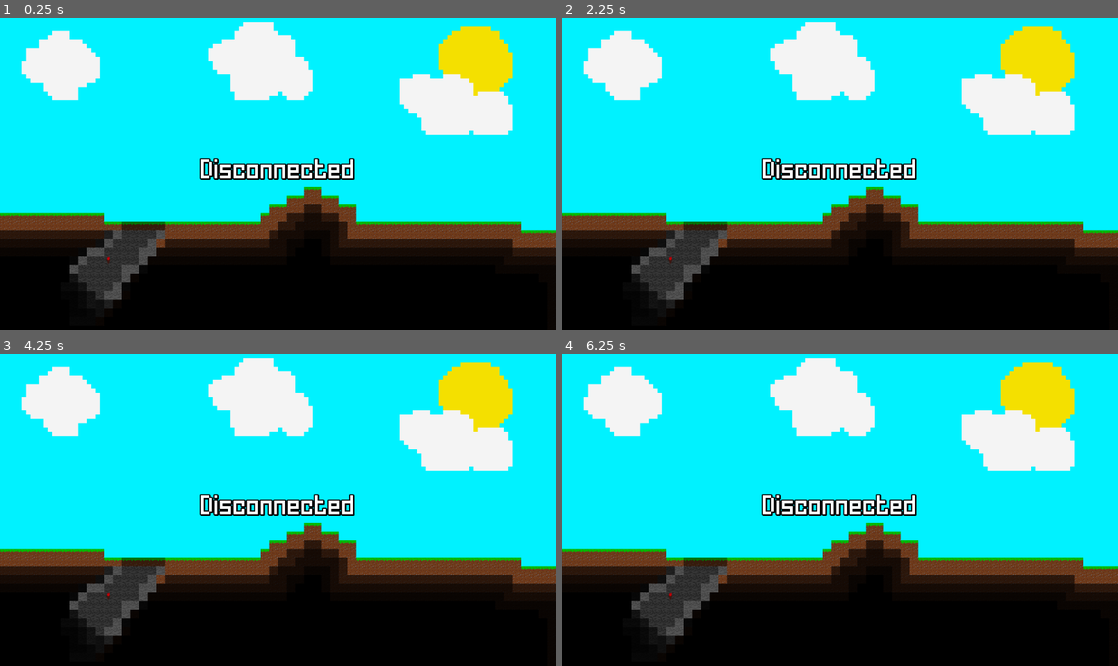
Above: before the commit, frames 1-4 (two rows, left to right).
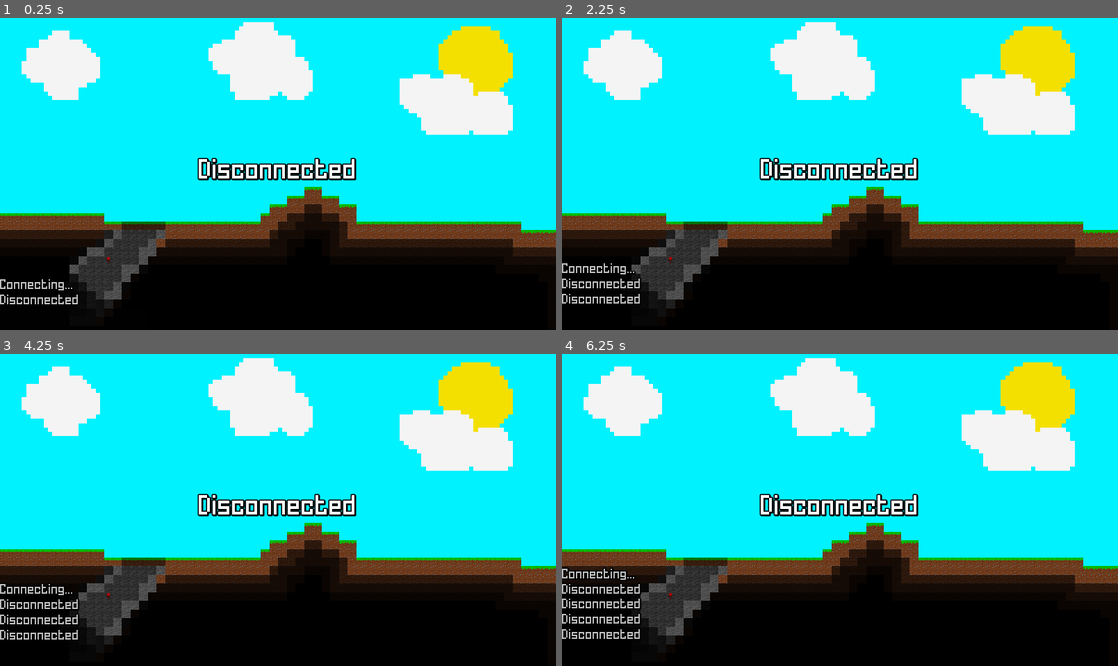
Above: after the commit, the same moments.

Repository: SilverSpace5/jr
Game: Godot game, scene res://Scenes/Connect.tscn
Same seed, same stepped clock (60 frames per second), same inputs: the game is played once before the commit and once after it. Before the commit the project starts from res://Connect.tscn.
Inputs (mouse positions are in pixels of both pictures, inside the frame that each line leads up to):
- Up to frame 1 (0.25 s): no input
- Up to frame 2 (2.25 s): tap Enter (send, bound only after the commit) at 0.5, 2 s; move the mouse to (962, 152) at 0.52 s; hold = (zoom_in) 0.53-1.28 s; hold D (right) 0.53-2.03 s; tap Space (jump) at 0.77, 1.07, 1.25, 1.52, 1.82 s; tap - (zoom_out) at 0.8, 1.35 s; move the mouse to (728, 183) at 1.27 s; tap T (chat, bound only after the commit) at 1.55, 2.1 s; move the mouse to (895, 96) at 2.02 s; hold A (left) from 2.03 s (still down)
- Up to frame 3 (4.25 s): tap Enter (send, bound only after the commit) at 2.3, 2.85, 3.5 s; tap Space (jump) at 2.75, 3.02, 3.05, 3.32 s; move the mouse to (250, 569) at 2.77 s; release A (left) at 2.78 s; hold D (right) from 2.78 s (still down); move the mouse to (444, 553) at 3.52 s; hold Space (jump) from 3.53 s (still down); tap = (zoom_in) at 3.8 s; tap Escape (ui_cancel) at 4.15 s
- Up to frame 4 (6.25 s): move the mouse to (673, 453) at 4.27 s; release D (right) at 4.28 s; release Space (jump) at 4.28 s; hold A (left) 4.28-5.03 s; tap Middle mouse button (ADMIN_MODE) at 4.35 s; tap Space (jump) at 4.52, 4.82, 5, 6.02 s; tap - (zoom_out) at 4.55 s; move the mouse to (867, 503) at 5.02 s; hold D (right) 5.03-5.78 s; hold S (oh no) 5.03-5.78 s; tap T (chat, bound only after the commit) at 5.3 s; move the mouse to (756, 422) at 5.77 s; hold A (left) from 5.78 s (still down); tap W (weeee) at 5.85 s; tap Enter (send, bound only after the commit) at 6.05 s

The runs differ from the first frame. In frame 1, 2.4% of the frame differs, in the area x 0-100%, y 1-92%; in frame 2, 2.6%; in frame 3, 2.8%; in frame 4, 3.1%.

Commit message:
e

Diff:
--- a/Blue_jumper.tscn
+++ b/Blue_jumper.tscn
@@ -1,6 +1,6 @@
 [gd_scene load_steps=3 format=2]
 
-[ext_resource path="res://Blue_jumper.gd" type="Script" id=1]
+[ext_resource path="res://Scripts/Blue_jumper.gd" type="Script" id=1]
 
 [sub_resource type="CubeMesh" id=1]
 
--- /dev/null
+++ b/Console.tscn
@@ -0,0 +1,63 @@
+[gd_scene load_steps=5 format=2]
+
+[ext_resource path="res://homespun.ttf" type="DynamicFontData" id=1]
+[ext_resource path="res://Scripts/Console.gd" type="Script" id=2]
+
+[sub_resource type="DynamicFont" id=1]
+size = 25
+outline_size = 2
+outline_color = Color( 0, 0, 0, 1 )
+font_data = ExtResource( 1 )
+
+[sub_resource type="DynamicFont" id=2]
+size = 30
+outline_size = 2
+outline_color = Color( 0, 0, 0, 1 )
+font_data = ExtResource( 1 )
+
+[node name="CanvasLayer" type="CanvasLayer"]
+layer = 5
+script = ExtResource( 2 )
+
+[node name="VBoxContainer" type="VBoxContainer" parent="."]
+anchor_top = 1.0
+anchor_bottom = 1.0
+margin_top = -70.0
+margin_right = 269.0
+grow_vertical = 0
+alignment = 2
+
+[node name="Label" type="Label" parent="VBoxContainer"]
+margin_right = 269.0
+margin_bottom = 26.0
+custom_colors/font_color_shadow = Color( 0, 0, 0, 1 )
+custom_fonts/font = SubResource( 1 )
+autowrap = true
+
+[node name="LineEdit" type="LineEdit" parent="VBoxContainer"]
+margin_top = 30.0
+margin_right = 269.0
+margin_bottom = 70.0
+custom_fonts/font = SubResource( 2 )
+max_length = 25
+
+[node name="Controls" type="VBoxContainer" parent="."]
+anchor_left = 1.0
+anchor_top = 1.0
+anchor_right = 1.0
+anchor_bottom = 1.0
+margin_left = -269.0
+margin_top = -70.0
+grow_horizontal = 0
+grow_vertical = 0
+alignment = 2
+
+[node name="Label" type="Label" parent="Controls"]
+modulate = Color( 1, 1, 1, 0.74902 )
+margin_top = 44.0
+margin_right = 269.0
+margin_bottom = 70.0
+grow_horizontal = 0
+custom_colors/font_color_shadow = Color( 0, 0, 0, 1 )
+custom_fonts/font = SubResource( 1 )
+align = 2
--- /dev/null
+++ b/Players.tscn
@@ -0,0 +1,3 @@
+[gd_scene format=2]
+
+[node name="Players" type="Node"]
--- a/Connect.tscn
+++ b/Scenes/Connect.tscn
@@ -1,14 +1,14 @@
 [gd_scene load_steps=5 format=2]
 
-[ext_resource path="res://default.tres" type="DynamicFont" id=1]
-[ext_resource path="res://Connect.gd" type="Script" id=2]
-[ext_resource path="res://title_backdrop.tscn" type="PackedScene" id=3]
-[ext_resource path="res://light.jpeg" type="Texture" id=4]
+[ext_resource path="res://title_backdrop.tscn" type="PackedScene" id=1]
+[ext_resource path="res://default.tres" type="DynamicFont" id=2]
+[ext_resource path="res://light.jpeg" type="Texture" id=3]
+[ext_resource path="res://Scripts/Connect.gd" type="Script" id=4]
 
 [node name="Connect" type="Control"]
 anchor_right = 1.0
 anchor_bottom = 1.0
-script = ExtResource( 2 )
+script = ExtResource( 4 )
 
 [node name="Label" type="Label" parent="."]
 anchor_left = 0.5
@@ -20,16 +20,17 @@
 margin_right = 117.5
 margin_bottom = 25.0
 custom_colors/font_color_shadow = Color( 0, 0, 0, 1 )
-custom_fonts/font = ExtResource( 1 )
+custom_fonts/font = ExtResource( 2 )
 text = "Connecting"
 align = 1
 
 [node name="Light2D" type="Light2D" parent="."]
-texture = ExtResource( 4 )
+position = Vector2( 0, 1 )
+texture = ExtResource( 3 )
 texture_scale = 50.0
 energy = 0.86
 
 [node name="CanvasLayer" type="CanvasLayer" parent="."]
 layer = -1
 
-[node name="title_backdrop" parent="CanvasLayer" instance=ExtResource( 3 )]
+[node name="title_backdrop" parent="CanvasLayer" instance=ExtResource( 1 )]
--- a/main.tscn
+++ b/Scenes/main.tscn
@@ -1,6 +1,5 @@
-[gd_scene load_steps=23 format=2]
-
-[ext_resource path="res://entitys/Player.tscn" type="PackedScene" id=1]
+[gd_scene load_steps=22 format=2]
+
 [ext_resource path="res://light.jpeg" type="Texture" id=2]
 [ext_resource path="res://tiles/grass.png" type="Texture" id=3]
 [ext_resource path="res://tiles/dirt.png" type="Texture" id=4]
@@ -10,8 +9,8 @@
 [ext_resource path="res://tiles/sun_piece.png" type="Texture" id=8]
 [ext_resource path="res://tiles/torch.png" type="Texture" id=9]
 [ext_resource path="res://skylight.png" type="Texture" id=10]
-[ext_resource path="res://entitys/green_slime.tscn" type="PackedScene" id=11]
-[ext_resource path="res://main.gd" type="Script" id=12]
+[ext_resource path="res://entities/green_slime.tscn" type="PackedScene" id=11]
+[ext_resource path="res://Scripts/main.gd" type="Script" id=12]
 [ext_resource path="res://Blue_jumper.tscn" type="PackedScene" id=13]
 
 [sub_resource type="CubeMesh" id=11]
@@ -166,6 +165,7 @@
 
 [node name="main" type="Node2D"]
 script = ExtResource( 12 )
+spawn = Vector2( -3, 0 )
 
 [node name="sky" type="MeshInstance2D" parent="."]
 modulate = Color( 0.129412, 0.254902, 0.266667, 1 )
@@ -252,6 +252,10 @@
 range_height = 574.7
 shadow_enabled = true
 
+[node name="Camera2D" type="Camera2D" parent="."]
+current = true
+zoom = Vector2( 0.7, 0.7 )
+
 [node name="entitys" type="Node" parent="."]
 
 [node name="hostile" type="Node" parent="entitys"]
@@ -266,20 +270,3 @@
 scale = Vector2( 5, 5 )
 
 [node name="passive" type="Node" parent="entitys"]
-
-[node name="YOU" type="Node" parent="entitys"]
-
-[node name="Player" parent="entitys/YOU" instance=ExtResource( 1 )]
-modulate = Color( 0.384314, 0.384314, 0.384314, 1 )
-show_behind_parent = false
-position = Vector2( -3, 0 )
-z_index = 1
-speed = 200
-jumpSpeed = 250
-
-[node name="Camera2D" type="Camera2D" parent="entitys/YOU/Player"]
-position = Vector2( 3, 0 )
-current = true
-zoom = Vector2( 0.7, 0.7 )
-smoothing_enabled = true
-smoothing_speed = 7.5
--- a/options.tscn
+++ b/Scenes/options.tscn
@@ -1,7 +1,7 @@
 [gd_scene load_steps=4 format=2]
 
 [ext_resource path="res://title_backdrop.tscn" type="PackedScene" id=1]
-[ext_resource path="res://options.gd" type="Script" id=2]
+[ext_resource path="res://Scripts/options.gd" type="Script" id=2]
 [ext_resource path="res://default.tres" type="DynamicFont" id=3]
 
 [node name="options" type="Control"]
--- a/Connect.gd
+++ b/Scripts/Connect.gd
@@ -3,4 +3,4 @@
 func _ready():
 	while not Global.ready:
 		yield(get_tree().create_timer(0.1), "timeout")
-	get_tree().change_scene("res://Menu.tscn")
+	Global.changeScene("Menu")
--- /dev/null
+++ b/Scripts/Console.gd
@@ -0,0 +1,72 @@
+extends CanvasLayer
+
+var focus = false
+var lines = []
+var updated = 0
+var targetAlpha = 0
+var targetAlpha2 = 0
+var lastUsername = ""
+
+func log2(value):
+	if updated < 1:
+		updated = 1
+	updated += len(value) / 7.5
+	lines.append(value)
+	if len(lines) > 5:
+		lines.pop_front()
+
+func _process(delta):
+	if Global.ready:
+		if lastUsername != Network.databaseData["username"]:
+			lastUsername = Network.databaseData["username"]
+			$VBoxContainer/LineEdit.max_length = 37-len(Network.databaseData["username"])
+
+	var controls = ""
+	if Global.sceneName == "main":
+		if not focus:
+			controls += " (T) Open Chat"
+		else:
+			controls += " (ESC) Close Chat"
+	$Controls/Label.text = controls
+
+	if not focus:
+		updated -= delta
+
+
+
+	if focus or updated > 0:
+		targetAlpha = 0.75
+		targetAlpha2 = 0.75
+	else:
+		targetAlpha = 0
+		targetAlpha2 = 0
+
+	if focus:
+		if Input.is_action_just_pressed("send") and Global.ready:
+			log2("[" + Network.databaseData["username"] + "] " + $VBoxContainer/LineEdit.text)
+			Network.sendMsg({"broadcast": ["send", "[" + Network.databaseData["username"] + "] " + $VBoxContainer/LineEdit.text]})
+			$VBoxContainer/LineEdit.text = ""
+			focus = false
+	else:
+		$VBoxContainer/LineEdit.text = ""
+
+	if Global.sceneName == "main":
+		if Input.is_action_just_pressed("chat"):
+			focus = true
+			$VBoxContainer/LineEdit.grab_focus()
+
+		if Input.is_action_just_pressed("ui_cancel"):
+			focus = false
+	else:
+		focus = false
+
+	var text = ""
+	for line in lines:
+		text += "\n" + line
+	$VBoxContainer/Label.text = text
+
+	$VBoxContainer/Label.modulate.a += (targetAlpha2 - $VBoxContainer/Label.modulate.a)/5
+	if focus:
+		$VBoxContainer/LineEdit.modulate.a += (targetAlpha - $VBoxContainer/LineEdit.modulate.a)/5
+	else:
+		$VBoxContainer/LineEdit.modulate.a += (0 - $VBoxContainer/LineEdit.modulate.a)/5
--- a/Scripts/Global.gd
+++ b/Scripts/Global.gd
@@ -7,32 +7,57 @@
 var ready = false
 var scene
 var sceneName = "Connect"
+var playTime = 0
+
+var letters = "abcdefghijklmnopqrstuvwxyzABCDEFGHIJKLMNOPQRSTUVWXYZ0123456789"
+
+var version = 0
+
+var defaultDatabase = {
+	"username": "Unnamed"
+}
+
+func _process(delta):
+	if sceneName == "main":
+		playTime += delta
+		Network.data["playing"] = true
+	else:
+		playTime = 0
+		Network.data["playing"] = false
+	if ready:
+		Network.data["username"] = Network.databaseData["username"]
+	scene = get_tree().get_root().get_node(sceneName)
+
+func changeScene(newScene):
+	sceneName = newScene
+	get_tree().change_scene("res://Scenes/" + newScene + ".tscn")
 
 func _ready():
-	var data = SaveLoad.loadData("jr-embercore-id.data")
+	Console.log2("Connecting...")
+	while not Network.connected:
+		yield(get_tree().create_timer(0.1), "timeout")
 
+	var data = SaveLoad.loadData("embercore-id3.data")
 	if data.has("id"):
 		id = data["id"]
 	else:
-		id = ""
-		for i in range(6):
-			randomize()
-			id += str(round(rand_range(0, 9)))
-		SaveLoad.saveData("jr-embercore-id.data", {"id": id})
+		id = getId(10)
+		Network.databaseData = defaultDatabase.duplicate(true)
+		Network.updateDatabaseData(id)
+		SaveLoad.saveData("embercore-id3.data", {"id": id})
 
-	while not Network.connected:
-		yield(get_tree().create_timer(0.1), "timeout")
-	print("Getting database data...")
+	Console.log2("Getting database data...")
 	var list = yield(Network.getDatabase(), "completed")
-	var databaseData = yield(Network.getDatabaseData(id), "completed")
-	print("Done")
-#	if databaseData:
-#		print("Found score: " + str(databaseData["score"]))
-#		score = databaseData["score"]
-#	else:
-#		print("Could not find data")
+	Network.databaseData = yield(Network.getDatabaseData(id), "completed")
+	for key in Network.databaseData:
+		if not key in defaultDatabase.keys():
+			Network.databaseData.erase(key)
 
-#	Network.data["score"] = score
+	for key in defaultDatabase:
+		if not key in Network.databaseData.keys():
+			Network.databaseData[key] = defaultDatabase[key]
+	print("Got data: " + str(Network.databaseData))
+	Console.log2("Done")
 
 	ready = true
 
@@ -43,3 +68,20 @@
 	vector = parse_json(vector)
 	vector = Vector2(vector[0], vector[1])
 	return vector
+
+func getId(digits) -> String:
+	var id = ""
+	for i in range(digits):
+		randomize()
+		id += str(letters[floor(rand_range(0, len(letters)-1))])
+	return id
+
+func instance_node_at_location(node: Object, parent: Object, location: Vector2) -> Object:
+	var node_instance = instance_node(node, parent)
+	node_instance.global_position = location
+	return node_instance
+
+func instance_node(node: Object, parent: Object) -> Object:
+	var node_instance = node.instance()
+	parent.add_child(node_instance)
+	return node_instance
--- a/Scripts/Menu.gd
+++ b/Scripts/Menu.gd
@@ -1,8 +1,8 @@
 extends Control
 
 func _on_Play_pressed():
-	get_tree().change_scene("res://main.tscn")
-
+	Network.sendMsg({"joingame": Network.id})
+	Global.changeScene("main")
 
 func _on_options_pressed():
-	get_tree().change_scene("res://options.tscn")
+	Global.changeScene("options")
--- a/Scripts/Network.gd
+++ b/Scripts/Network.gd
@@ -1,49 +1,57 @@
 extends Node
 
+"""
+Server Code:
+https://replit.com/join/azfqmiywou-silverspace505
+"""
+
 var websocket_url = "wss://Embercore-Server.silverspace505.repl.co"
-var player = load("res://Player.tscn")
+var player = load("res://entities/Player.tscn")
 var playerData = {}
 var data = {}
 var databaseData = {}
-var lastData = databaseData.duplicate(true)
+var lastData = {}
 var connected = false
 var returnData = {}
 var received = []
 var lastReceived = []
 var clearReceivedTimer = 0
 var gotData = false
+var auto = false
+var admins = []
+var admin = false
 
 var peer = WebSocketClient.new()
 var id = ""
 
-func _ready():
-	for i in range(6):
-		randomize()
-		id += str(round(rand_range(0, 9)))
-
+func connectToServer():
+	peer.disconnect_from_host()
+	peer = WebSocketClient.new()
 	peer.connect("connection_established", self, "_connected")
 	peer.connect("connection_error", self, "_closed")
 	peer.connect("connection_closed", self, "_closed")
 	peer.connect("data_received", self, "_on_data")
-
 	var err = peer.connect_to_url(websocket_url)
 	if err != OK:
 		print("Unable to connect")
 		set_process(false)
 
+func _ready():
+	id = Global.getId(10)
+
+	peer.connect("connection_established", self, "_connected")
+	peer.connect("connection_error", self, "_closed")
+	peer.connect("connection_closed", self, "_closed")
+	peer.connect("data_received", self, "_on_data")
+	var err = peer.connect_to_url(websocket_url)
+	if err != OK:
+		print("Unable to connect")
+		set_process(false)
+
 	yield(get_tree().create_timer(2), "timeout")
 	while not connected:
-		print("Retrying Connection")
-		peer.disconnect_from_host()
-		peer = WebSocketClient.new()
-		peer.connect("connection_established", self, "_connected")
-		peer.connect("connection_error", self, "_closed")
-		peer.connect("connection_closed", self, "_closed")
-		peer.connect("data_received", self, "_on_data")
-		err = peer.connect_to_url(websocket_url)
-		if err != OK:
-			print("Unable to connect")
-			set_process(false)
+		print("Retrying")
+		connectToServer()
 		yield(get_tree().create_timer(2), "timeout")
 
 func sendMsg(data, wait=false):
@@ -74,14 +82,28 @@
 
 func _player_disconnected(id):
 	print("Player Left: " + id)
+	playerLeaveGame(id)
 	playerData.erase(id)
 
 func _closed(was_clean = false):
-	print("disconnected: " + str(was_clean))
+	var lastScene = Global.sceneName
+	Console.log2("Disconnected")
+	#print("disconnected: " + str(was_clean))
 	connected = false
 	Global.ready = false
-	get_tree().change_scene("res://Disconnected.tscn")
-	set_process(false)
+	Global.changeScene("Disconnected")
+	for node in Players.get_children():
+		node.queue_free()
+
+	if auto and not was_clean:
+		while not connected:
+			print("Retrying")
+			connectToServer()
+			yield(get_tree().create_timer(2), "timeout")
+		if lastScene == "Game":
+			sendMsg({"joinGame": id})
+		Global.changeScene(lastScene)
+		Global.ready = true
 
 func _connected(proto):
 	print("Connected")
@@ -91,6 +113,18 @@
 	#peer.get_peer(1).put_packet(JSON.print({"join": id, "password": "weroweinafoien"}).to_utf8())
 	#Global.player = instance_player(id)
 
+func playerJoinGame(id):
+	if Global.playTime > 0.5:
+		Console.log2(playerData[id]["username"] + " Joined!")
+	if Global.sceneName == "main":
+		instance_player(id)
+
+func playerLeaveGame(id):
+	if Global.sceneName == "main":
+		Console.log2(playerData[id]["username"] + " Left :(")
+	if Players.has_node(str(id)):
+		Players.get_node(str(id)).queue_free()
+
 func _on_data():
 	var data = JSON.parse(peer.get_peer(1).get_packet().get_string_from_utf8()).result
 	#print(data)
@@ -113,6 +147,10 @@
 			_player_connected(data["connected"])
 		if data.has("disconnected"):
 			_player_disconnected(data["disconnected"])
+		if data.has("joingame"):
+			playerJoinGame(data["joingame"])
+		if data.has("leavegame"):
+			playerLeaveGame(data["leavegame"])
 		if data.has("players"):
 			for player in data["players"]:
 				if player != id:
@@ -125,20 +163,24 @@
 		if data.has("databaselist"):
 			gotData = true
 			returnData = data["databaselist"]
+		if data.has("send") and Global.sceneName == "main":
+			Console.log2(data["send"])
 
 
 func _process(delta):
 	peer.poll()
-	if connected:
-		if JSON.print(databaseData) != JSON.print(lastData):
-			updateDatabaseData(Global.id)
-			lastData = databaseData.duplicate(true)
+	if Global.ready:
+		data["scene"] = Global.sceneName
 		playerData[id] = data
 		sendMsg({"data": data, "id": id})
+		admin = Global.id in admins
 	clearReceivedTimer += delta
-	if clearReceivedTimer >= 1:
+	if clearReceivedTimer >= 0.5:
 		clearReceivedTimer = 0
-
+		if Global.ready:
+			if JSON.print(databaseData) != JSON.print(lastData):
+				updateDatabaseData(Global.id)
+				lastData = databaseData.duplicate(true)
 		var i = 0
 		for data2 in received:
 			var dataJSON = JSON.print(data2)
@@ -154,3 +196,8 @@
 
 func _exit_tree():
 	peer.disconnect_from_host()
+
+func instance_player(id, pos=Vector2(0, 0)) -> Object:
+	var player_instance = Global.instance_node_at_location(player, Players, pos)
+	player_instance.name = str(id)
+	return player_instance
--- a/Scripts/Player.gd
+++ b/Scripts/Player.gd
@@ -10,10 +10,32 @@
 var floorFrames = 0
 var holdJump = false
 var jump = 0
+var data = {}
 onready var spawn = position
 onready var caves = position
 
+onready var tween = $Tween
+
 func _process(delta):
+	if Network.playerData.has(name):
+		data = Network.playerData[name]
+
+	if name == Network.id:
+		tick(delta)
+	else:
+		if not data.has("position"):
+			return
+
+		var pos = Global.getVector(data["position"])
+		velocity = Global.getVector(data["velocity"])
+
+		if pos != position:
+			tween.interpolate_property(self, "global_position", global_position, pos, 0.1)
+			tween.start()
+		if not tween.is_active():
+			move_and_slide(velocity)
+
+func tick(delta):
 	var inputX = Input.get_action_strength("right") - Input.get_action_strength("left")
 	velocity.y += gravity
 
@@ -69,6 +91,10 @@
 	if body.name != name:
 		onFloor = false
 
-
 func _on_EnemyDetect_body_entered(body):
 	velocity.x -= 100
+
+func _on_tick_rate_timeout():
+	if name == Network.id:
+		Network.data["position"] = global_position
+		Network.data["velocity"] = velocity
--- /dev/null
+++ b/Scripts/main.gd
@@ -0,0 +1,17 @@
+extends Node2D
+
+export (Vector2) var spawn = Vector2(0, 0)
+export (float) var zoom = 0.7
+
+func _ready():
+	Global.player = Network.instance_player(Network.id, spawn)
+	$Camera2D.position = spawn
+
+func _process(delta):
+	$Camera2D.position += (Global.player.position - $Camera2D.position)/5
+	if Input. is_action_pressed("zoom_in"):
+		zoom -= 0.01 * zoom
+	if Input. is_action_pressed("zoom_out"):
+		zoom += 0.01 * zoom
+	zoom = clamp(zoom, 0.1, 1.5)
+	$Camera2D.zoom = Vector2(zoom, zoom)
--- /dev/null
+++ b/Scripts/options.gd
@@ -0,0 +1,4 @@
+extends Control
+
+func _on_back_pressed():
+	Global.changeScene("Menu")
--- a/entitys/Player.tscn
+++ b/entities/Player.tscn
@@ -1,12 +1,12 @@
 [gd_scene load_steps=13 format=2]
 
-[ext_resource path="res://entitys/pictures/player/arm.png" type="Texture" id=1]
+[ext_resource path="res://entities/pictures/player/arm.png" type="Texture" id=1]
 [ext_resource path="res://Scripts/Player.gd" type="Script" id=2]
-[ext_resource path="res://entitys/pictures/player/legs.png" type="Texture" id=3]
-[ext_resource path="res://entitys/pictures/player/shoulder.png" type="Texture" id=4]
-[ext_resource path="res://entitys/pictures/player/foot.png" type="Texture" id=5]
-[ext_resource path="res://entitys/pictures/player/chest.png" type="Texture" id=6]
-[ext_resource path="res://entitys/pictures/player/head.png" type="Texture" id=7]
+[ext_resource path="res://entities/pictures/player/legs.png" type="Texture" id=3]
+[ext_resource path="res://entities/pictures/player/shoulder.png" type="Texture" id=4]
+[ext_resource path="res://entities/pictures/player/foot.png" type="Texture" id=5]
+[ext_resource path="res://entities/pictures/player/chest.png" type="Texture" id=6]
+[ext_resource path="res://entities/pictures/player/head.png" type="Texture" id=7]
 
 [sub_resource type="RectangleShape2D" id=1]
 extents = Vector2( 12, 15.2081 )
@@ -98,10 +98,11 @@
 }
 
 [node name="Player" type="KinematicBody2D"]
-show_behind_parent = true
+modulate = Color( 0.384314, 0.384314, 0.384314, 1 )
+z_index = 1
 script = ExtResource( 2 )
-speed = 27
-jumpSpeed = 625
+speed = 200
+jumpSpeed = 250
 gravity = 35
 
 [node name="CollisionShape2D" type="CollisionShape2D" parent="."]
@@ -177,6 +178,15 @@
 anims/RESET = SubResource( 4 )
 anims/walk = SubResource( 5 )
 
+[node name="Tween" type="Tween" parent="."]
+playback_speed = 1.5
+playback/speed = 1.5
+
+[node name="tick_rate" type="Timer" parent="."]
+wait_time = 0.03
+autostart = true
+
 [connection signal="body_entered" from="FloorDetect" to="." method="_on_FloorDetect_body_entered"]
 [connection signal="body_exited" from="FloorDetect" to="." method="_on_FloorDetect_body_exited"]
 [connection signal="body_entered" from="EnemyDetect" to="." method="_on_EnemyDetect_body_entered"]
+[connection signal="timeout" from="tick_rate" to="." method="_on_tick_rate_timeout"]
--- a/entitys/green_slime.tscn
+++ b/entities/green_slime.tscn
@@ -1,7 +1,7 @@
 [gd_scene load_steps=5 format=2]
 
-[ext_resource path="res://entitys/pictures/slime.png" type="Texture" id=1]
-[ext_resource path="res://green_slime.gd" type="Script" id=2]
+[ext_resource path="res://entities/pictures/slime.png" type="Texture" id=1]
+[ext_resource path="res://Scripts/green_slime.gd" type="Script" id=2]
 
 [sub_resource type="Animation" id=2]
 length = 0.001
--- a/main.gd
+++ /dev/null
@@ -1,11 +0,0 @@
-extends Node2D
-
-
-
-
-
-func _process(delta):
-	if Input. is_action_pressed("zoom_in"):
-		$entitys/YOU/Player/Camera2D.zoom -= Vector2(.01, .01)
-	if Input. is_action_pressed("zoom_out"):
-		$entitys/YOU/Player/Camera2D.zoom += Vector2(.01, .01)
--- a/options.gd
+++ /dev/null
@@ -1,6 +0,0 @@
-extends Control
-
-
-
-func _on_back_pressed():
-	get_tree().change_scene("res://Menu.tscn")
--- a/project.godot
+++ b/project.godot
@@ -11,7 +11,7 @@
 [application]
 
 config/name="JR"
-run/main_scene="res://Connect.tscn"
+run/main_scene="res://Scenes/Connect.tscn"
 config/icon="res://icon.png"
 
 [autoload]
@@ -19,6 +19,13 @@
 Global="*res://Scripts/Global.gd"
 Network="*res://Scripts/Network.gd"
 SaveLoad="*res://Scripts/SaveLoad.gd"
+Console="*res://Console.tscn"
+Players="*res://Players.tscn"
+
+[display]
+
+window/stretch/mode="2d"
+window/stretch/aspect="keep"
 
 [gui]
 
@@ -66,6 +73,16 @@
 "events": [ Object(InputEventKey,"resource_local_to_scene":false,"resource_name":"","device":0,"alt":false,"shift":false,"control":false,"meta":false,"command":false,"pressed":false,"scancode":45,"physical_scancode":0,"unicode":0,"echo":false,"script":null)
  ]
 }
+chat={
+"deadzone": 0.5,
+"events": [ Object(InputEventKey,"resource_local_to_scene":false,"resource_name":"","device":0,"alt":false,"shift":false,"control":false,"meta":false,"command":false,"pressed":false,"scancode":0,"physical_scancode":84,"unicode":0,"echo":false,"script":null)
+ ]
+}
+send={
+"deadzone": 0.5,
+"events": [ Object(InputEventKey,"resource_local_to_scene":false,"resource_name":"","device":0,"alt":false,"shift":false,"control":false,"meta":false,"command":false,"pressed":false,"scancode":0,"physical_scancode":16777221,"unicode":0,"echo":false,"script":null)
+ ]
+}
 
 [physics]
 
Renamed: Disconnected.tscn -> Scenes/Disconnected.tscn
Renamed: Menu.tscn -> Scenes/Menu.tscn
Renamed: Blue_jumper.gd -> Scripts/Blue_jumper.gd
Renamed: green_slime.gd -> Scripts/green_slime.gd
Renamed: entitys/pictures/NOT THE PLAYER.png -> entities/pictures/NOT THE PLAYER.png
Not shown, changed: entities/pictures/NOT THE PLAYER.png.import
Renamed: entitys/pictures/player/arm.png -> entities/pictures/player/arm.png
Not shown, changed: entities/pictures/player/arm.png.import
Renamed: entitys/pictures/player/chest.png -> entities/pictures/player/chest.png
Not shown, changed: entities/pictures/player/chest.png.import
Renamed: entitys/pictures/player/foot.png -> entities/pictures/player/foot.png
Not shown, changed: entities/pictures/player/foot.png.import
(and 8 more such lines)
